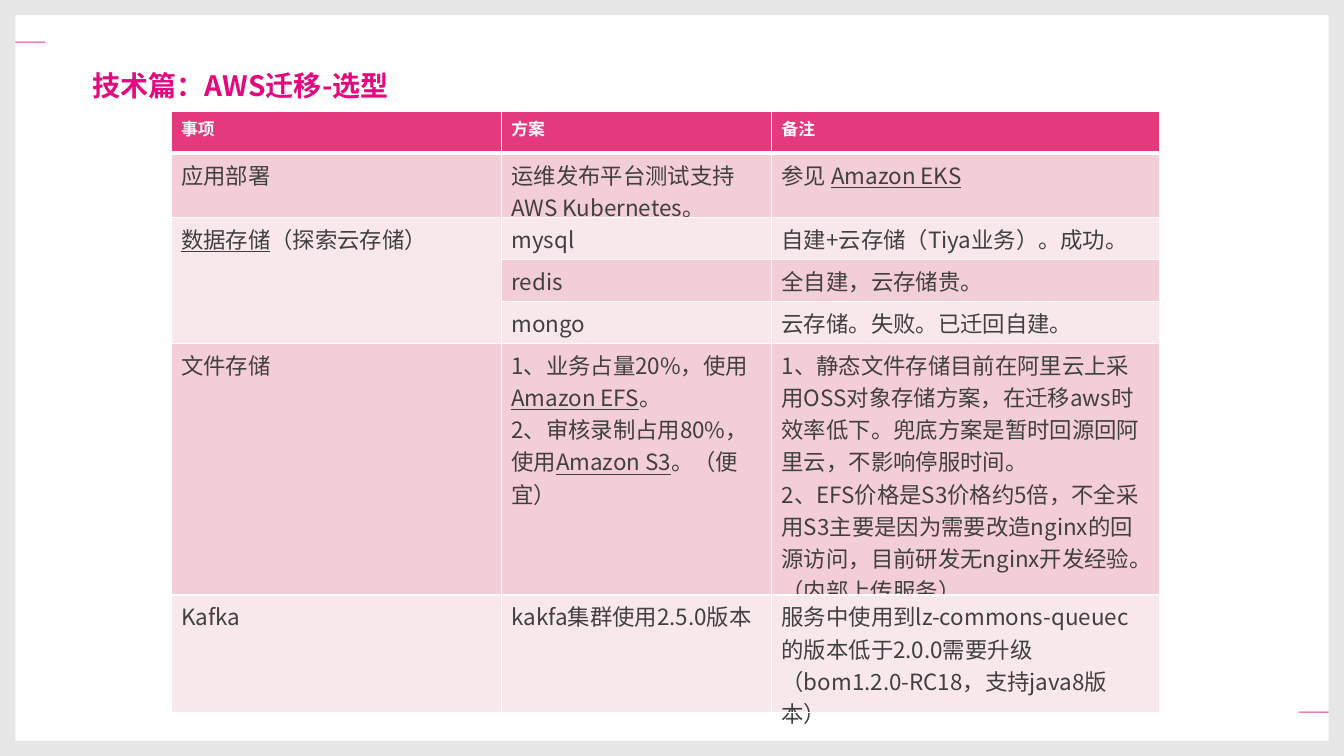
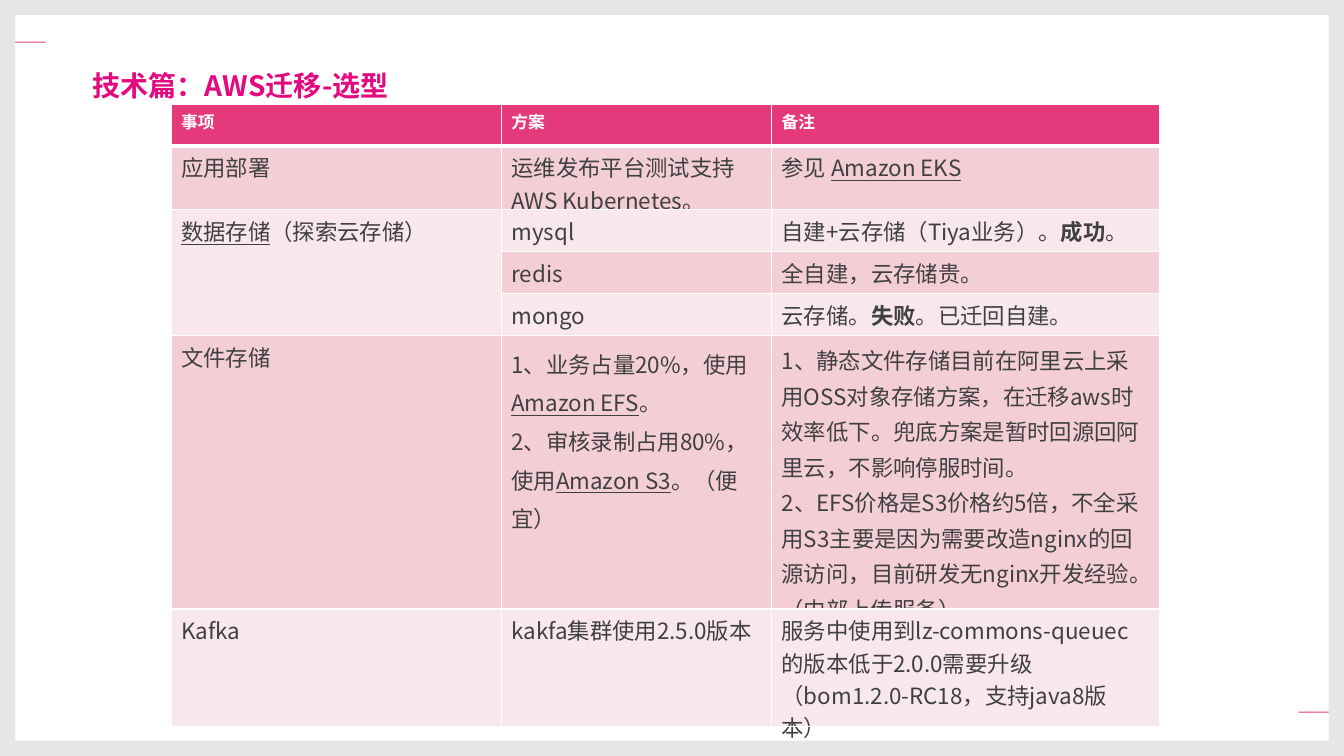
Before and after one commit to xiejuntao/growth, a slide deck: slide 22 of Review/TIYA服务这三年.pptx. Drawn at 1344x756 pixels with LibreOffice and Linux fonts; fonts in the diff are those of the drawing; background and template pictures are left out. Boxes give left, top, right and bottom in pixels: in the first picture for what was removed or moved away, otherwise in the second. Text is boxed around its words. In the diff, an @@ line names an element or a change of style, - is before the commit and + after.

```diff
--- a/Review/TIYA服务这三年.pptx
+++ b/Review/TIYA服务这三年.pptx
@@ table at (171,104,1160,713) @@
@@ bold on in "自建+云存储（Tiya业务）。成功。", "云存储。失败。已迁回自建。" @@
@@ line spacing 0.95 to 1.2 @@
@@ line spacing 0.95 to 1.1 @@
@@ table: place and size @@
-table at (171,111,1160,700)
+table at (171,104,1160,713)
```
Also in this commit, not shown: 13 other slides changed, 2 other files.
